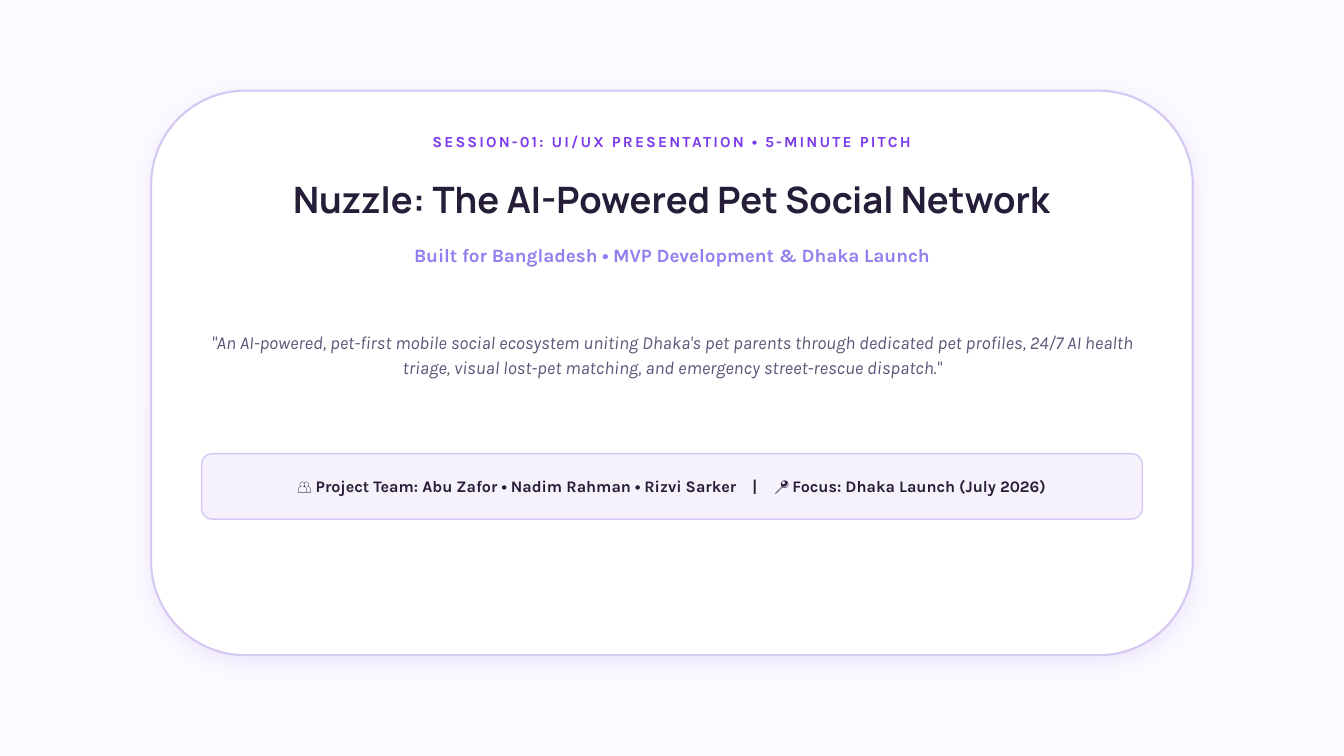
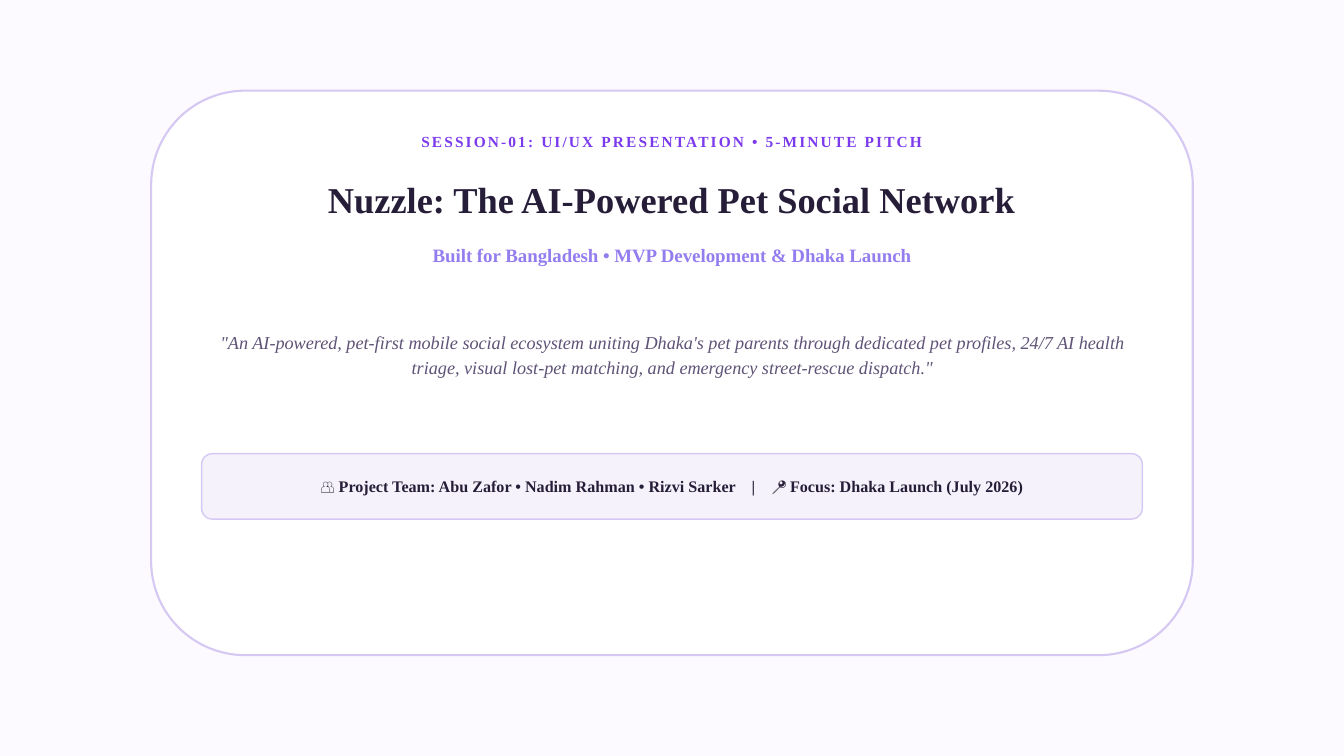
Before and after one commit to zafor2002/nuzzle-, a slide deck: slide 1 of Nuzzle_UIUX_Presentation_v2.pptx. Drawn at 1344x756 pixels with LibreOffice and Linux fonts; fonts in the diff are those of the drawing. Boxes give left, top, right and bottom in pixels: in the first picture for what was removed or moved away, otherwise in the second. Text is boxed around its words. In the diff, an @@ line names an element or a change of style, - is before the commit and + after.

Commit message:
style: update all presentation fonts to Times New Roman

```diff
--- a/Nuzzle_UIUX_Presentation_v2.pptx
+++ b/Nuzzle_UIUX_Presentation_v2.pptx
@@ rounded rectangle at [151,91,1193,655]: shadow changed @@
@@ text "Nuzzle: The AI-Powered Pet Social ..." at [328,187,1014,214]: font Manrope to Times New Roman @@
@@ font Karla to Times New Roman in 4 elements at [766,137,774,147], [433,249,911,266], [220,336,1124,378], [339,480,1023,496] @@
```
Also in this commit, not shown: 9 other slides changed, 9 other files.
